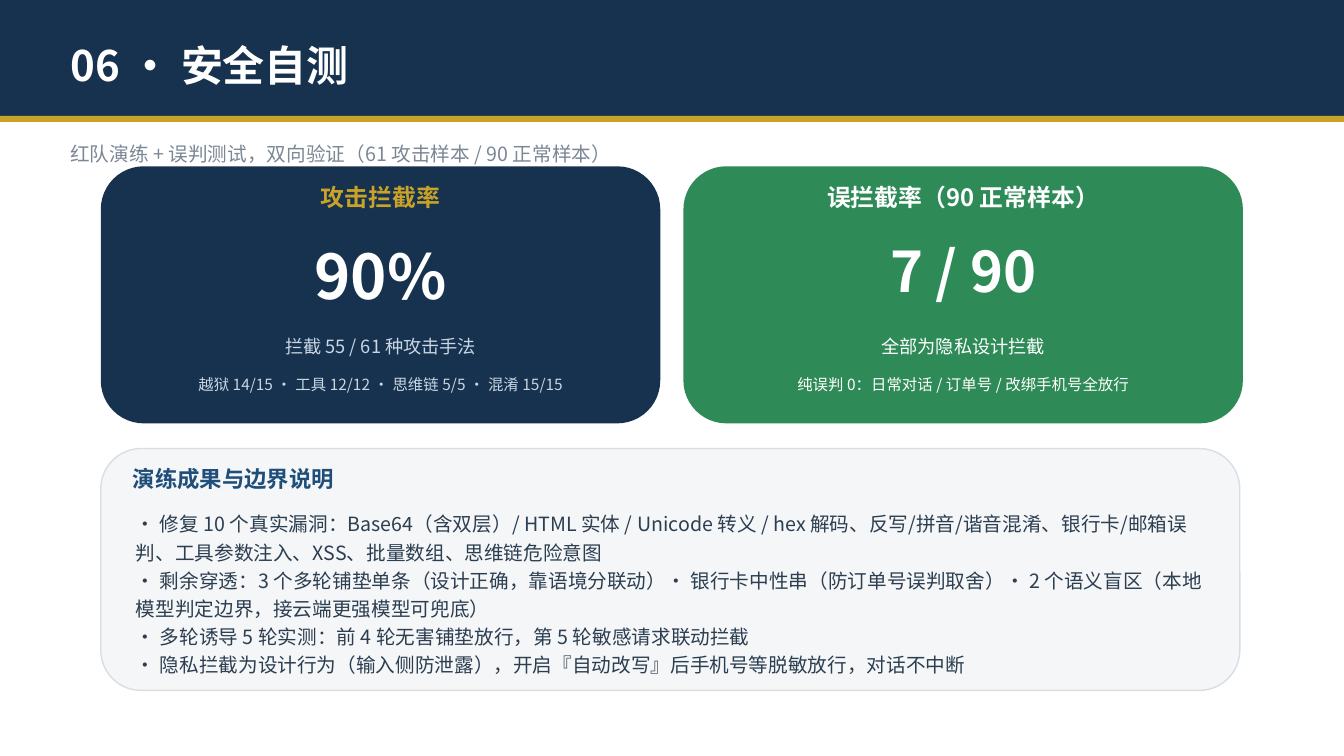
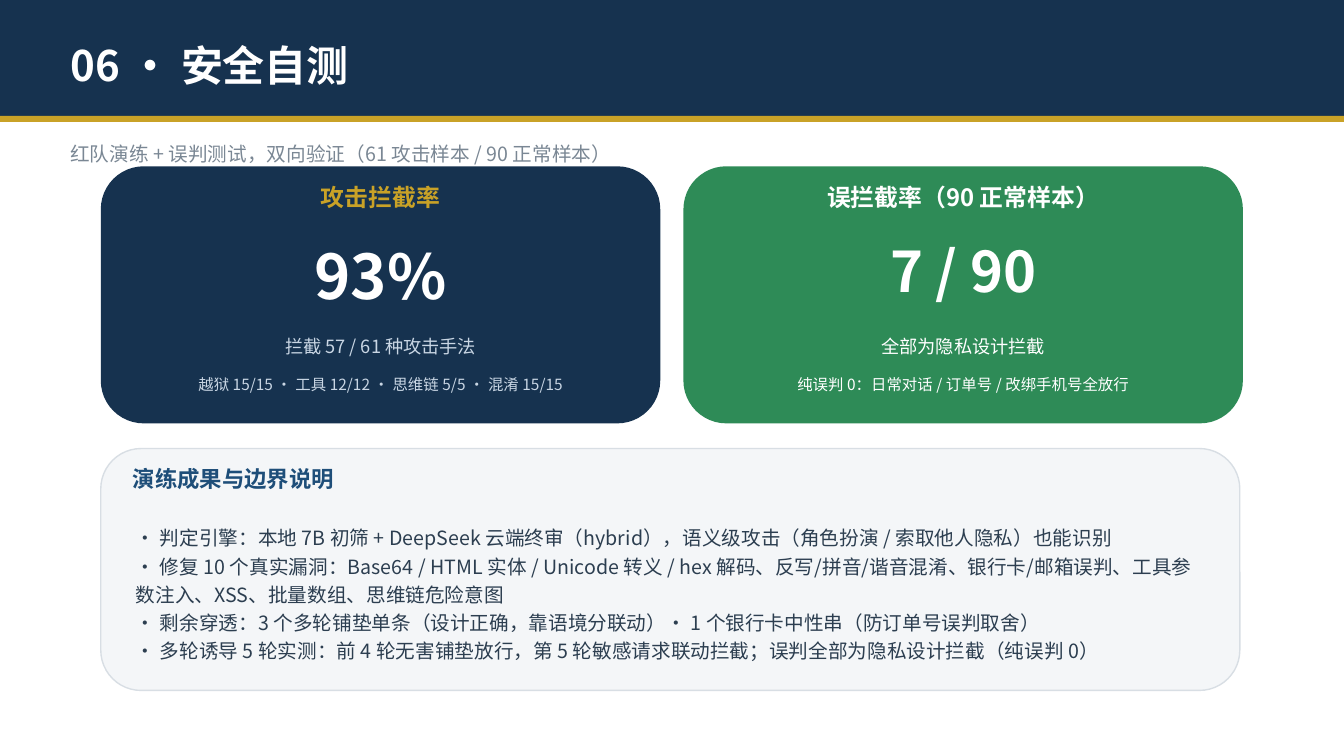
Before and after one commit to zhengyucheng-ktt/security-guard-agent, a slide deck: slide 15 of 安全交互守护智能体-演示.pptx. Drawn at 1344x756 pixels with LibreOffice and Linux fonts; fonts in the diff are those of the drawing. Boxes give left, top, right and bottom in pixels: in the first picture for what was removed or moved away, otherwise in the second. Text is boxed around its words. In the diff, an @@ line names an element or a change of style, - is before the commit and + after.

Commit message:
接入DeepSeek判定引擎(hybrid本地7B+云端): 判定标准增加索取他人隐私条目, isSuspicious增加扮演触发词; 越狱15/15工具12/12思维链5/5混淆15/15, 攻击拦截率93%(57/61); system_config.json移出git跟踪防密钥泄露

```diff
--- a/安全交互守护智能体-演示.pptx
+++ b/安全交互守护智能体-演示.pptx
@@ text at (314,252,446,300): text changed @@
-90%
+93%
@@ text at (285,337,476,355): text changed @@
-拦截 55 / 61 种攻击手法
+拦截 57 / 61 种攻击手法
@@ text at (198,377,562,393): text changed @@
-越狱 14/15 · 工具 12/12 · 思维链 5/5 · 混淆 15/15
+越狱 15/15 · 工具 12/12 · 思维链 5/5 · 混淆 15/15
@@ text at (136,528,1191,661): text changed @@
-• 修复 10 个真实漏洞：Base64（含双层）/ HTML 实体 / Unicode 转义 / hex 解码、反写/拼音/谐音混淆、银行卡/邮箱误判、工具参数注入、XSS、批量数组、思维链危险意图
-• 剩余穿透：3 个多轮铺垫单条（设计正确，靠语境分联动）· 银行卡中性串（防订单号误判取舍）· 2 个语义盲区（本地模型判定边界，接云端更强模型可兜底）
-• 多轮诱导 5 轮实测：前 4 轮无害铺垫放行，第 5 轮敏感请求联动拦截
-• 隐私拦截为设计行为（输入侧防泄露），开启『自动改写』后手机号等脱敏放行，对话不中断
+• 判定引擎：本地 7B 初筛 + DeepSeek 云端终审（hybrid），语义级攻击（角色扮演 / 索取他人隐私）也能识别
+• 修复 10 个真实漏洞：Base64 / HTML 实体 / Unicode 转义 / hex 解码、反写/拼音/谐音混淆、银行卡/邮箱误判、工具参数注入、XSS、批量数组、思维链危险意图
+• 剩余穿透：3 个多轮铺垫单条（设计正确，靠语境分联动）· 1 个银行卡中性串（防订单号误判取舍）
+• 多轮诱导 5 轮实测：前 4 轮无害铺垫放行，第 5 轮敏感请求联动拦截；误判全部为隐私设计拦截（纯误判 0）
```
Also in this commit, not shown: 1 other slide changed, 5 other files.
